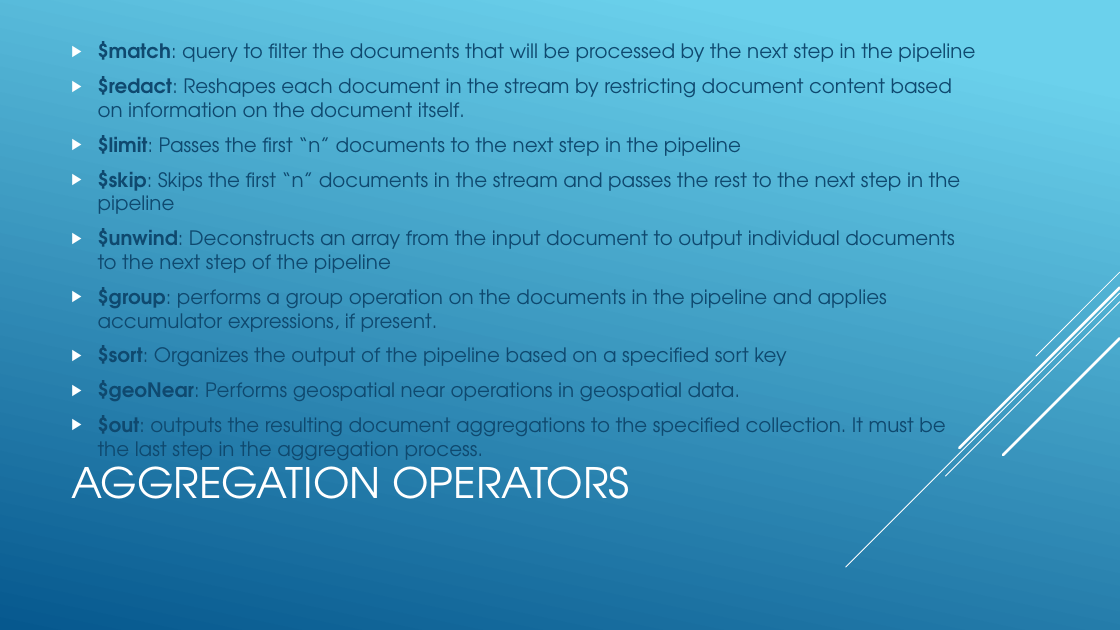
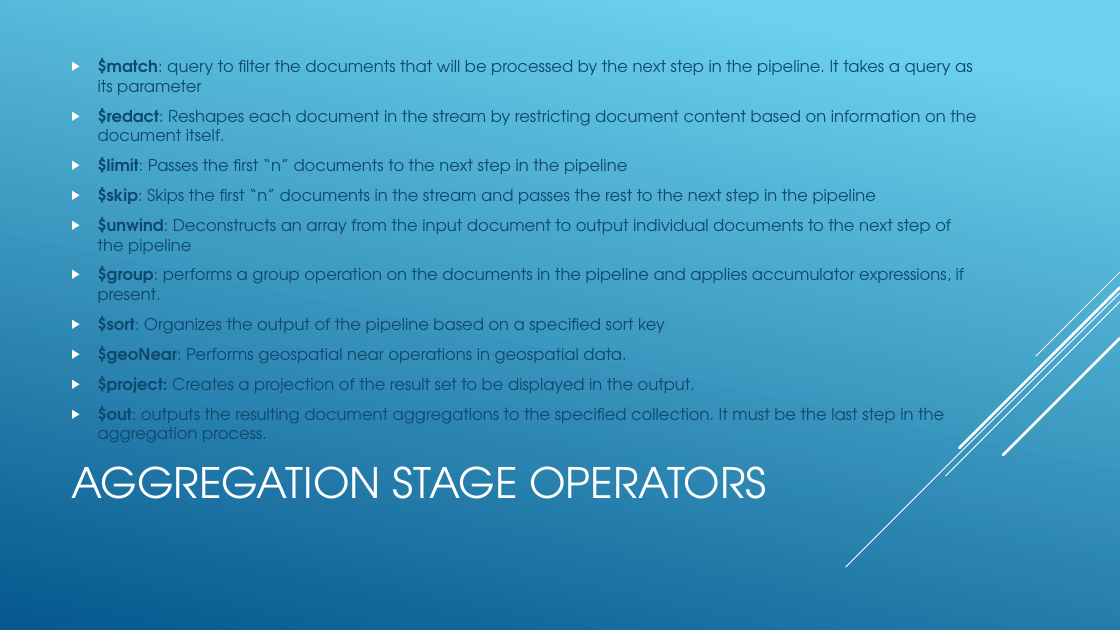
Before and after one commit to cabarca01/PythonDojo, a slide deck: slide 5 of slides/klasse15.pptx. Drawn at 1120x630 pixels with LibreOffice and Linux fonts; fonts in the diff are those of the drawing. Boxes give left, top, right and bottom in pixels: in the first picture for what was removed or moved away, otherwise in the second. Text is boxed around its words. In the diff, an @@ line names an element or a change of style, - is before the commit and + after.

```diff
--- a/slides/klasse15.pptx
+++ b/slides/klasse15.pptx
@@ text at bbox=[98, 58, 973, 95]: text changed; size 17 to 14 pt @@
-▶ $match: query to filter the documents that will be processed by the next step in the pipeline
+▶ $match: query to filter the documents that will be processed by the next step in the pipeline. It takes a query as its parameter
@@ text at bbox=[98, 108, 976, 442]: size 17 to 14 pt in "$redact: Reshapes each document in the stream ...", "$limit: Passes the first “n” documents to ...", "$skip: Skips the first “n” documents in ...", "$unwind: Deconstructs an array from the input ..." and 4 more places @@
@@ text at bbox=[98, 376, 695, 393]: paragraph added @@
+▶ $project: Creates a projection of the result set to be displayed in the output.
@@ title at bbox=[71, 466, 766, 499]: text changed @@
-AGGREGATION OPERATORS
+AGGREGATION STAGE OPERATORS
```
Also in this commit, not shown: 2 slides added.
